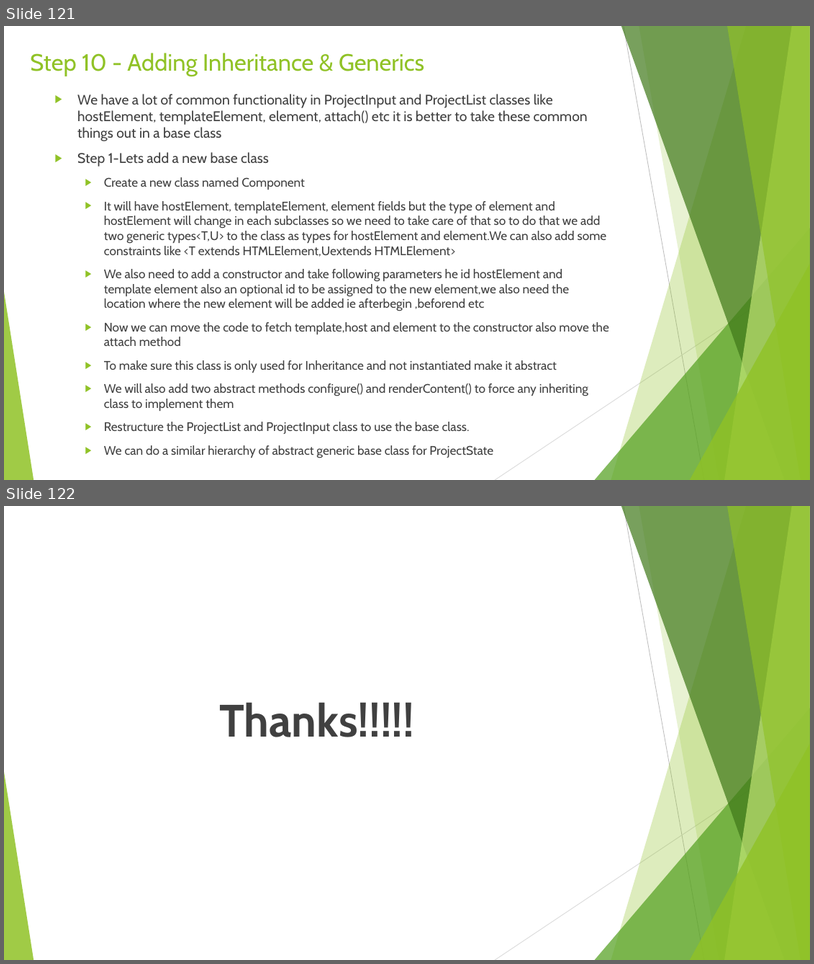
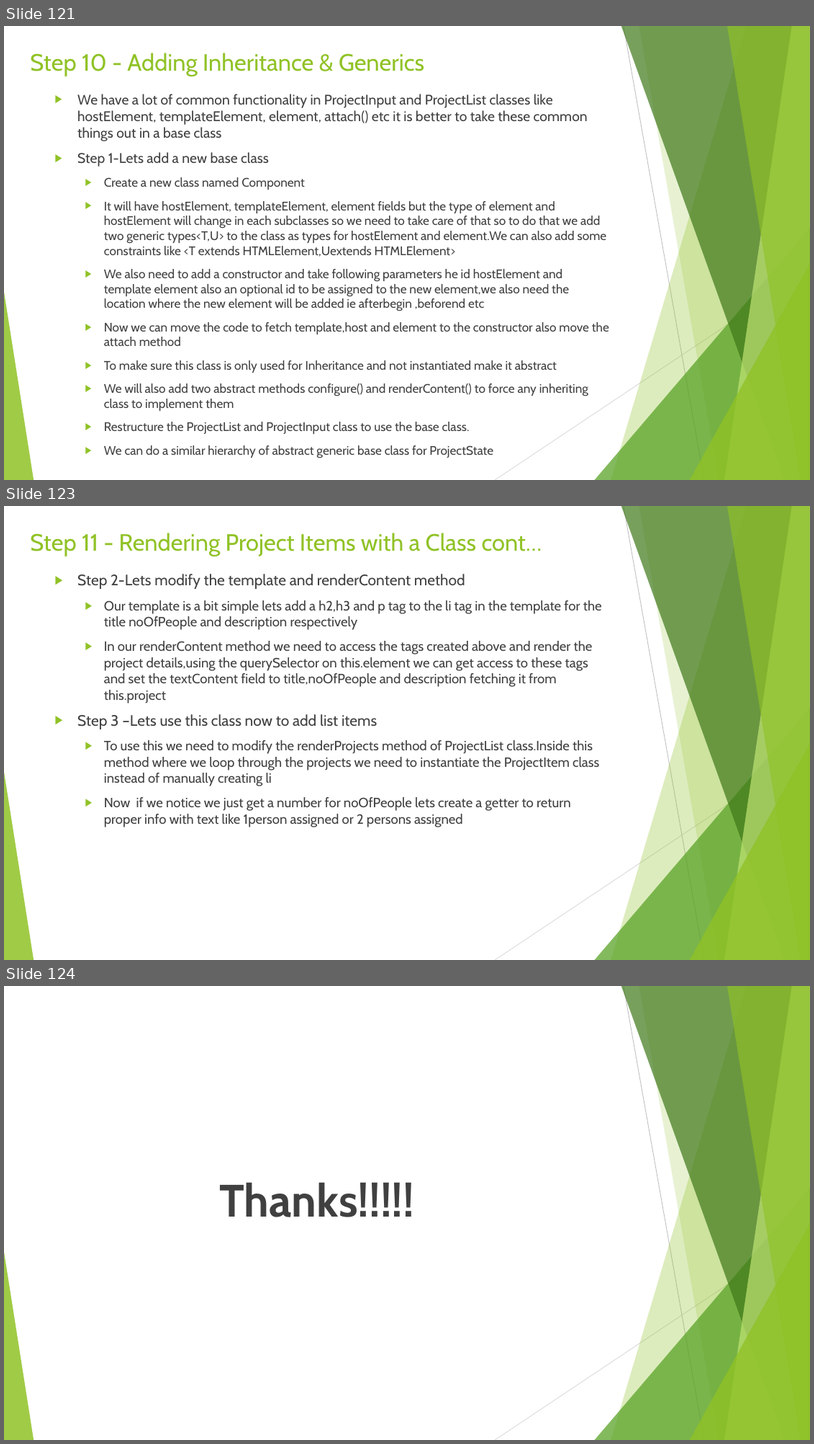
Before and after one commit to rudhrainfogain/TypeScript, a slide deck: PPT/TypeScriptv9.pptx. Shown one above the other, each under a label of ours: slides 121 and 122 before the commit, slides 121, 123 and 124 after it; the slides between them are not shown. The pictures are 814x964 and 814x1444 pixels, drawn with LibreOffice and Linux fonts; fonts in the diff are those of the drawing. Boxes give left, top, right and bottom in pixels: in the first picture for what was removed or moved away, otherwise in the second. Text is boxed around its words. In the diff, an @@ line names an element or a change of style, - is before the commit and + after.

Commit message:
Step 11 - Rendering Project Items with a Class

```diff
--- a/PPT/TypeScriptv9.pptx
+++ b/PPT/TypeScriptv9.pptx
@@ slide 123 added at (4, 506, 810, 960), background #FFFFFF; not listed: 10 template elements that a slide beside it also shows @@
@@ title added at (30, 533, 543, 556), 28 pt, text #90C226 @@
+Step 11 - Rendering Project Items with a Class cont…
@@ text added at (77, 574, 602, 827), 16 pt, text #404040 @@
+▶ Step 2-Lets modify the template and renderContent method
+  ▶ Our template is a bit simple lets add a h2,h3 and p tag to the li tag in the template for the title noOfPeople and description respectively
+  ▶ In our renderContent method we need to access the tags created above and render the project details,using the querySelector on this.element we can get access to these tags and set the textContent field to title,noOfPeople and description fetching it from this.project
+▶ Step 3 –Lets use this class now to add list items
+  ▶ To use this we need to modify the renderProjects method of ProjectList class.Inside this method where we loop through the projects we need to instantiate the ProjectItem class instead of manually creating li
+  ▶ Now if we notice we just get a number for noOfPeople lets create a getter to return proper info with text like 1person assigned or 2 persons assigned
@@ what was slide 122 is now slide 124 @@
```
Also in this commit, not shown: 1 other slide added, 3 other files.
